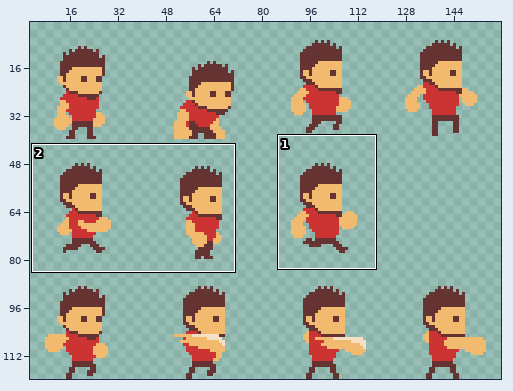
Sprite sheet -- media/player.png. The picture above shows the old version from afar; the outline marks the close-up.
Close-up. Before the edit:
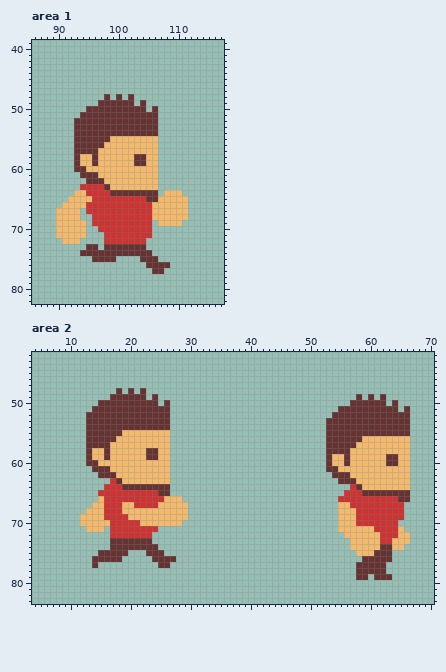
The file is 160x120 pixels. Shown: area 1: x 86..117, y 39..82; area 2: x 4..70, y 42..83. The wide view leaves out empty margins. The commit also changed other parts of the picture, which this record leaves out.
And afterwards:
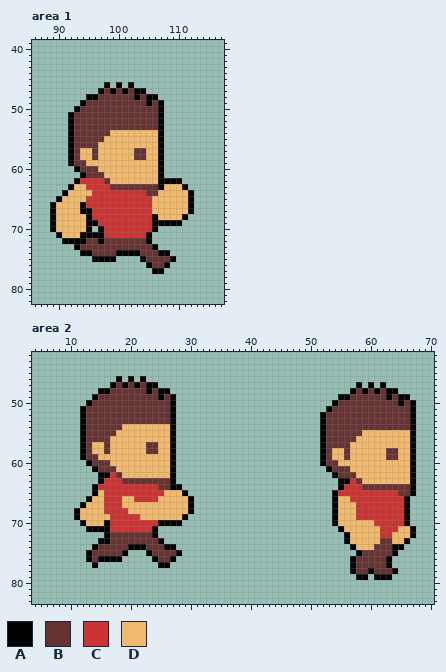
Palette (. is transparent): A #000000  B #663333  C #cc3333  D #f2ba6f
Changes in this commit:
Area 1:
y 46: x 98 . -> A; x 100 . -> A; x 102 . -> A
y 47: x 97..104 ........ -> ABABABAA
y 48: x 95..97 ... -> AAB; x 99 . -> B; x 101 . -> B; x 103..106 .... -> ABAA
y 49: x 94..96 ... -> ABB; x 103 . -> B; x 105..107 ... -> ABA
y 50: x 93..94 .. -> AB; x 105 . -> B; x 107 . -> A
y 51: x 92..93 .. -> AB; x 107 . -> A
y 52..53: x 92 . -> A; x 107 . -> A
y 54: x 92 . -> A; x 99..107 BBBBBBBB. -> DDDDDDDDA
y 55: x 92 . -> A; x 98 B -> D; x 107 . -> A
y 56: x 92 . -> A; x 97 B -> D; x 107 . -> A
y 57: x 92 . -> A; x 94..95 BB -> DD; x 103..104 DD -> BB; x 107 . -> A
y 58: x 92 . -> A; x 107 . -> A
y 59: x 92 . -> A; x 94 D -> B; x 96 B -> D; x 103..104 BB -> DD; x 107 . -> A
y 60: x 93 B -> A; x 95..96 DD -> BB; x 107 . -> A
y 61: x 94 B -> A; x 97 D -> B; x 107 . -> A
y 62: x 93..98 ..BBBD -> ACCCCB; x 107..110 .... -> AAAA
y 63: x 92..94 ..C -> ADD; x 98..111 BDDDDDDDD..... -> CBBBBBBBBADDDA
y 64: x 91..92 .. -> AD; x 95 C -> D; x 99..104 BBBBBB -> CCCCCC; x 107 . -> D; x 111..112 .. -> DA
y 65: x 90..91 .. -> AD; x 95 D -> C; x 105..106 BB -> CD; x 112 . -> A
y 66: x 89..90 .. -> AD; x 94 D -> A; x 112 . -> A
y 67: x 89 . -> A; x 94..95 .C -> AA; x 112 . -> A
y 68: x 89 . -> A; x 94..95 .. -> DA; x 106 D -> A; x 111 D -> A
y 69: x 89 . -> A; x 95..96 .C -> AA; x 106..110 .DDDD -> AAAAA
y 70: x 89 . -> A; x 95 . -> A; x 97 C -> A; x 106 . -> A
y 71: x 90 D -> A; x 94..97 D... -> AAAA; x 105 C -> A
y 72: x 91..105 DDD....CCCCCCC. -> AAAABBABBBBBBBA
y 73: x 93..94 .. -> AB; x 97 . -> B; x 105..106 .. -> BA
y 74: x 94..95 BB -> AA; x 100..103 BBBB -> AAAA; x 106..108 ... -> BAA
y 75: x 96..99 BBBB -> AAAA; x 104 B -> A; x 107..109 ... -> BBA
y 76: x 105 B -> A; x 108 B -> A
y 77: x 106..107 BB -> AA
Area 2:
y 46: x 18 . -> A; x 20 . -> A; x 22 . -> A
y 47: x 17..24 ........ -> ABABABAA; x 58 . -> A; x 60 . -> A; x 62 . -> A
y 48: x 15..17 ... -> AAB; x 19 . -> B; x 21 . -> B; x 23..26 .... -> ABAA; x 57..64 ........ -> ABABABAA
y 49: x 14..16 ... -> ABB; x 23 . -> B; x 25..27 ... -> ABA; x 55..57 ... -> AAB; x 59 . -> B; x 61 . -> B; x 63..66 .... -> ABAA
y 50: x 13..14 .. -> AB; x 25 . -> B; x 27 . -> A; x 54..56 ... -> ABB; x 63 . -> B; x 65..67 ... -> ABA
y 51: x 12..13 .. -> AB; x 27 . -> A; x 53..54 .. -> AB; x 65 . -> B; x 67 . -> A
y 52: x 12 . -> A; x 27 . -> A; x 52..53 .. -> AB; x 67 . -> A
y 53: x 12 . -> A; x 27 . -> A; x 52 . -> A; x 67 . -> A
y 54: x 12 . -> A; x 19..27 BBBBBBBB. -> DDDDDDDDA; x 52 . -> A; x 67 . -> A
y 55: x 12 . -> A; x 18 B -> D; x 27 . -> A; x 52 . -> A; x 59..67 BBBBBBBB. -> DDDDDDDDA
y 56: x 12 . -> A; x 17 B -> D; x 27 . -> A; x 52 . -> A; x 58 B -> D; x 67 . -> A
y 57: x 12 . -> A; x 14..15 BB -> DD; x 23..24 DD -> BB; x 27 . -> A; x 52 . -> A; x 57 B -> D; x 67 . -> A
y 58: x 12 . -> A; x 27 . -> A; x 52 . -> A; x 54..55 BB -> DD; x 63..64 DD -> BB; x 67 . -> A
y 59: x 12 . -> A; x 14 D -> B; x 16 B -> D; x 23..24 BB -> DD; x 27 . -> A; x 52 . -> A; x 67 . -> A
y 60: x 13 B -> A; x 15..16 DD -> BB; x 27 . -> A; x 52 . -> A; x 54 D -> B; x 56 B -> D; x 63..64 BB -> DD; x 67 . -> A
y 61: x 14 B -> A; x 17 D -> B; x 27 . -> A; x 53 B -> A; x 55..56 DD -> BB; x 67 . -> A
y 62: x 15..18 BBBD -> AACB; x 27 . -> A; x 54 B -> A; x 57 D -> B; x 67 . -> A
y 63: x 15..16 .. -> AC; x 18..27 BDDDDDDDD. -> CBBBBBBBBA; x 55..58 BBBD -> AACB; x 67 . -> A
y 64: x 14..15 .. -> AC; x 19..24 BBBBBB -> CCCCCC; x 27..28 .. -> AA; x 55..56 .. -> AC; x 58..67 BDDDDDDDD. -> CBBBBBBBBA
y 65: x 14..15 .C -> AD; x 25..29 BB... -> CDDDA; x 54..55 .. -> AC; x 59..64 BBBBBB -> CCCCCC; x 67 . -> A
y 66: x 13..14 .. -> AD; x 19..20 CC -> DD; x 25 C -> D; x 29..30 .. -> DA; x 54..56 .CC -> ADD; x 65..66 BB -> CA
y 67: x 12..13 .. -> AD; x 21..24 CCCC -> DDDD; x 30 . -> A; x 54 . -> A; x 57 C -> D; x 66 . -> A
y 68: x 11..12 .. -> AD; x 19 D -> C; x 30 . -> A; x 54 . -> A; x 66 . -> A
y 69: x 11 . -> A; x 16 C -> D; x 20..21 DD -> CC; x 29 D -> A; x 54 . -> A; x 66 . -> A
y 70: x 12 D -> A; x 16 D -> A; x 22..28 DDDDDDD -> CCCAAAA; x 54 . -> A; x 58..60 CCC -> DDD; x 65..66 .. -> CA
y 71: x 13..16 DDD. -> AAAA; x 24 C -> A; x 55 D -> A; x 61 C -> D; x 66..67 .. -> DA
y 72: x 16..24 .CCCCCCC. -> ABBBBBBBA; x 56 D -> A; x 64 C -> D; x 67 . -> A
y 73: x 15..16 .. -> AA; x 24..25 .. -> BA; x 56 . -> A; x 62..63 CC -> BB; x 66 D -> A
y 74: x 14..16 ... -> ABB; x 20..22 BBB -> AAA; x 25..27 ... -> BAA; x 57 D -> A; x 61 D -> B; x 64..65 DD -> AA
y 75: x 13..14 .. -> AB; x 19 B -> A; x 23 B -> A; x 26..28 ... -> BBA; x 58..60 DDD -> ABB; x 64 . -> A
y 76: x 13 . -> A; x 15..18 BBBB -> AAAA; x 24 B -> A; x 27 B -> A; x 57..58 .. -> AB; x 63 B -> A
y 77: x 14 B -> A; x 25..26 BB -> AA; x 57 . -> A; x 63 . -> A
y 78: x 57 . -> A; x 60 B -> A; x 63..64 .. -> BA
y 79: x 58..59 BB -> AA; x 61..63 BBB -> AAA
Where, in picture pixels (left, top, right, bottom), the same in both close-ups:
changed: (50, 82, 194, 274)
changed: (74, 376, 194, 568)
changed: (320, 382, 416, 580)
